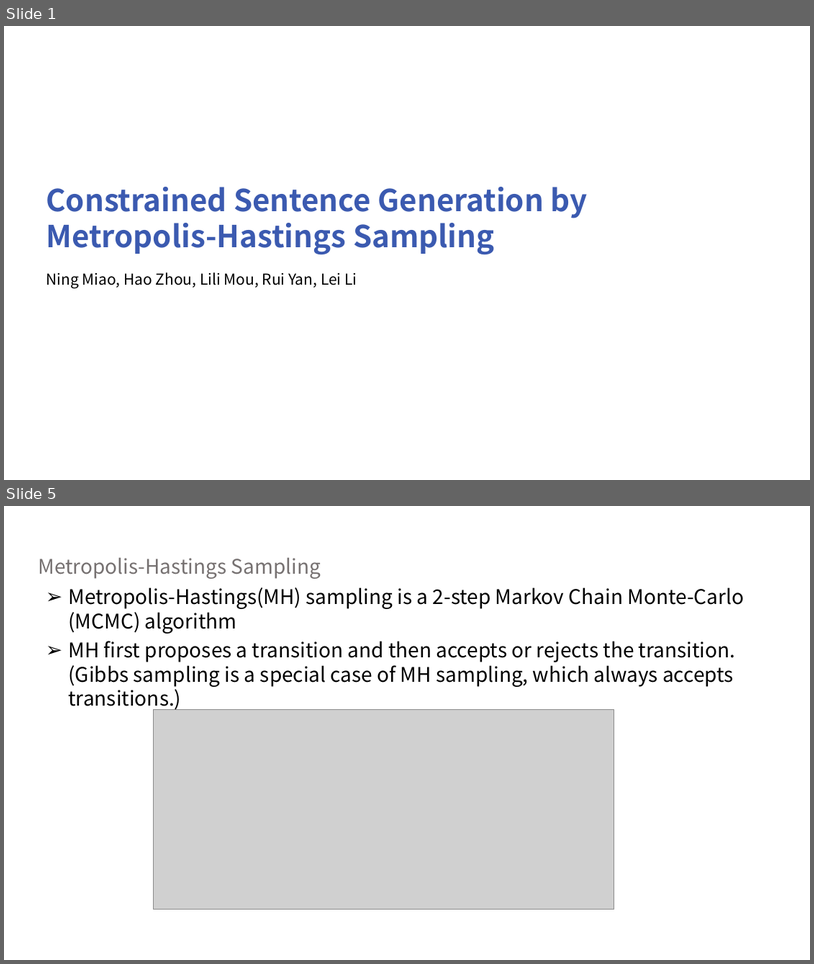
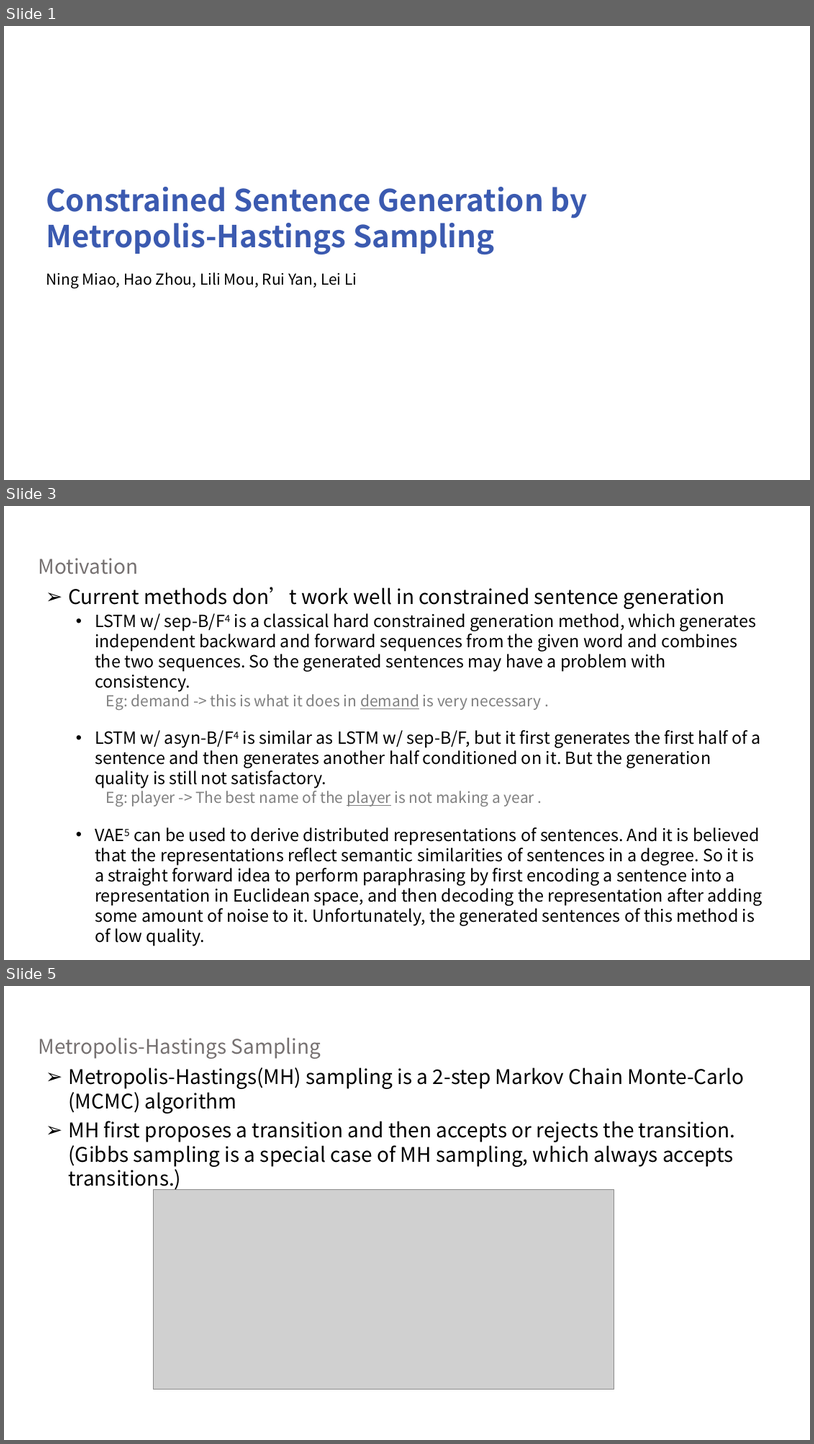
Before and after one commit to NingMiao/CGMH_slides, a slide deck: Miao_slides_ENG.pptx. Shown one above the other, each under a label of ours: slides 1 and 5 before the commit, slides 1, 3 and 5 after it; the slides between them are not shown. The pictures are 814x964 and 814x1444 pixels, drawn with LibreOffice and Linux fonts; fonts in the diff are those of the drawing; grey boxes stand for pictures; background and template pictures are left out. Boxes give left, top, right and bottom in pixels: in the first picture for what was removed or moved away, otherwise in the second. Text is boxed around its words. In the diff, an @@ line names an element or a change of style, - is before the commit and + after.

```diff
--- a/Miao_slides_ENG.pptx
+++ b/Miao_slides_ENG.pptx
@@ slide 3 added at [4,506,810,960], background picture (left out) @@
@@ text added at [38,558,138,574], 24 pt, text #767171 @@
+Motivation
@@ text added at [68,587,763,946], 20 pt, text #000000 @@
+➢ Current methods don’t work well in constrained sentence generation
+  • LSTM w/ sep-B/F4 is a classical hard constrained generation method, which generates independent backward and forward sequences from the given word and combines the two sequences. So the generated sentences may have a problem with consistency.
+    Eg: demand -> this is what it does in demand is very necessary .
+  • LSTM w/ asyn-B/F4 is similar as LSTM w/ sep-B/F, but it first generates the first half of a sentence and then generates another half conditioned on it. But the generation quality is still not satisfactory.
+    Eg: player -> The best name of the player is not making a year .
+  • VAE5 can be used to derive distributed representations of sentences. And it is believed that the representations reflect semantic similarities of sentences in a degree. So it is a straight forward idea to perform paraphrasing by first encoding a sentence into a representation in Euclidean space, and then decoding the representation after adding some amount of noise to it. Unfortunately, the generated sentences of this method is of low quality.
```
Also in this commit, not shown: 7 slides changed, 1 other slide added, 1 slide removed.
